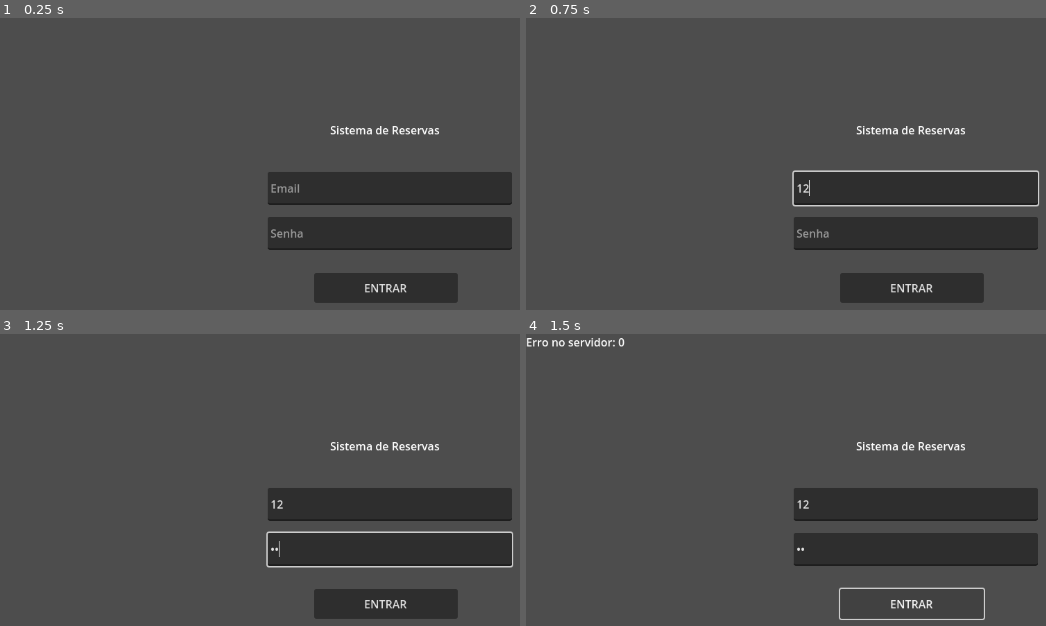
Above: before the commit, frames 1-4 (two rows, left to right).
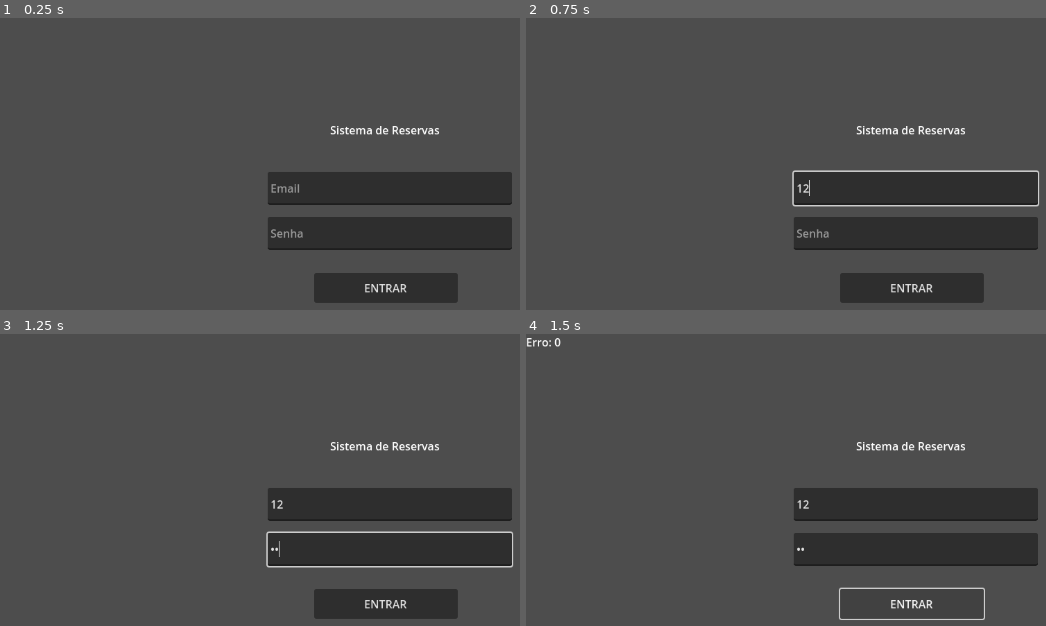
Above: after the commit, the same moments.

Repository: MarcosRodr1gues/Sistema-A-Salas-de-Estudo
Game: Godot game, scene res://main.tscn
The game is run twice, just before and just after one commit, with the same random seed, the same clock (stepped at 60 frames per second) and the same inputs.
Inputs (mouse positions are in pixels of both pictures, inside the frame that each line leads up to):
- Up to frame 1 (0.25 s): no input
- Up to frame 2 (0.75 s): click (916, 187) at 0.52 s; type "12" at 0.6 s
- Up to frame 3 (1.25 s): click (390, 550) at 0.75 s; type "12" at 0.83 s
- Up to frame 4 (1.5 s): click "ENTRAR" at 1.25 s

Frames 1-3 are identical in both runs. In frame 4, 0.2% of the frame differs, in the area x 4-20%, y 1-5%.

Commit message:
style: Adiciona background e finaliza layout da Sprint 3

Diff:
--- /dev/null
+++ b/frontend/global.gd
@@ -0,0 +1,5 @@
+extends Node
+
+# Variáveis que ficam salvas o tempo todo
+var usuario_id = 0
+var usuario_nome = ""
--- a/frontend/main.gd
+++ b/frontend/main.gd
@@ -10,32 +10,21 @@
 	http.request_completed.connect(_on_request_completed)
 
 func _on_btn_entrar_pressed():
-	var email = input_email.text
-	var senha = input_senha.text
-
-	if email == "" or senha == "":
-		label_aviso.text = "Preencha todos os campos!"
-		return
-
 	label_aviso.text = "Conectando..."
-
-	# Monta o pacote JSON para enviar
-	var dados = {"email": email, "senha": senha}
+	var dados = {"email": input_email.text, "senha": input_senha.text}
 	var headers = ["Content-Type: application/json"]
-	var json_string = JSON.stringify(dados)
-
-	# Envia POST para o Python
-	http.request("http://127.0.0.1:5000/login", headers, HTTPClient.METHOD_POST, json_string)
+	http.request("http://127.0.0.1:5000/login", headers, HTTPClient.METHOD_POST, JSON.stringify(dados))
 
 func _on_request_completed(result, response_code, headers, body):
 	if response_code == 200:
 		var json = JSON.parse_string(body.get_string_from_utf8())
 		if json["sucesso"] == true:
-			label_aviso.text = "Sucesso! Bem-vindo " + json["usuario_nome"]
-			# AQUI NO FUTURO VAMOS MUDAR DE CENA
+			label_aviso.text = "Sucesso!"
+			Global.usuario_id = json["usuario_id"]
+			Global.usuario_nome = json["usuario_nome"]
+			# Muda para a tela de reservas
+			get_tree().change_scene_to_file("res://tela_reserva.tscn")
 		else:
 			label_aviso.text = json["mensagem"]
-	elif response_code == 401:
-		label_aviso.text = "Senha incorreta!"
 	else:
-		label_aviso.text = "Erro no servidor: " + str(response_code)
+		label_aviso.text = "Erro: " + str(response_code)
--- a/frontend/project.godot
+++ b/frontend/project.godot
@@ -11,6 +11,10 @@
 [application]
 
 config/name="Sistema de Salas"
-run/main_scene="res://main.tscn"
+run/main_scene="uid://bgn14jwy8mq0t"
 config/features=PackedStringArray("4.5", "Forward Plus")
 config/icon="res://icon.svg"
+
+[autoload]
+
+Global="*res://global.gd"
--- /dev/null
+++ b/frontend/tela_reserva.gd
@@ -0,0 +1,73 @@
+extends Control
+
+# --- CAMINHOS CERTOS PARA SUA TELA DE RESERVA ---
+@onready var container_principal = $ContainerPrincipal
+@onready var btn_salas = $ContainerPrincipal/BtnSalas
+@onready var btn_horario = $ContainerPrincipal/BtnHorario
+@onready var btn_reservar = $ContainerPrincipal/BtnReservar
+@onready var label_status = $ContainerPrincipal/LabelStatus
+
+# --- CAMINHOS DOS HTTPs (Estão fora do Container) ---
+@onready var http_salas = $HTTPSalas
+@onready var http_reservar = $HTTPReservar
+
+func _ready():
+	# 1. Busca as salas assim que abre a tela
+	label_status.text = "Buscando salas..."
+	http_salas.request_completed.connect(_on_salas_carregadas)
+	http_salas.request("http://127.0.0.1:5000/salas")
+
+	# 2. Conecta o botão de reservar
+	btn_reservar.pressed.connect(_on_btn_reservar_pressed)
+	http_reservar.request_completed.connect(_on_reserva_concluida)
+
+	# 3. Preenche o menu de horários (das 8h às 18h)
+	btn_horario.clear()
+	for i in range(8, 19):
+		var texto = str(i) + ":00"
+		btn_horario.add_item(texto, i)
+
+# --- QUANDO AS SALAS CHEGAM DO PYTHON ---
+func _on_salas_carregadas(result, code, headers, body):
+	if code == 200:
+		var lista_salas = JSON.parse_string(body.get_string_from_utf8())
+		btn_salas.clear()
+		for sala in lista_salas:
+			btn_salas.add_item(sala["nome"], sala["id"])
+		label_status.text = "Pronto."
+	else:
+		label_status.text = "Erro ao carregar salas."
+
+# --- QUANDO CLICA EM RESERVAR ---
+func _on_btn_reservar_pressed():
+	if btn_salas.selected == -1:
+		label_status.text = "Selecione uma sala!"
+		return
+
+	var sala_id = btn_salas.get_item_id(btn_salas.selected)
+	var horario = btn_horario.get_selected_id()
+
+	if horario == -1:
+		label_status.text = "Escolha um horário!"
+		return
+
+	label_status.text = "Reservando..."
+
+	var dados = {
+		"usuario_id": Global.usuario_id,
+		"sala_id": sala_id,
+		"horario": int(horario)
+	}
+	var headers = ["Content-Type: application/json"]
+
+	http_reservar.request("http://127.0.0.1:5000/reservar", headers, HTTPClient.METHOD_POST, JSON.stringify(dados))
+
+# --- RESULTADO DA RESERVA ---
+func _on_reserva_concluida(result, code, headers, body):
+	var json = JSON.parse_string(body.get_string_from_utf8())
+	if code == 201:
+		label_status.text = "SUCESSO: " + json["mensagem"]
+	elif code == 409:
+		label_status.text = "ERRO: " + json["mensagem"]
+	else:
+		label_status.text = "Erro: " + str(code)
--- /dev/null
+++ b/frontend/tela_reserva.tscn
@@ -0,0 +1,42 @@
+[gd_scene load_steps=2 format=3 uid="uid://cxabm3hnwt55j"]
+
+[ext_resource type="Script" uid="uid://b0a2p2wmdd03s" path="res://tela_reserva.gd" id="1_ucmms"]
+
+[node name="TelaReserva" type="Control"]
+layout_mode = 3
+anchors_preset = 0
+script = ExtResource("1_ucmms")
+
+[node name="ContainerPrincipal" type="VBoxContainer" parent="."]
+layout_mode = 0
+offset_left = 164.0
+offset_top = 161.0
+offset_right = 973.0
+offset_bottom = 484.0
+theme_override_constants/separation = 24
+
+[node name="Label" type="Label" parent="ContainerPrincipal"]
+layout_mode = 2
+text = "Escolha uma Sala"
+
+[node name="BtnSalas" type="OptionButton" parent="ContainerPrincipal"]
+layout_mode = 2
+
+[node name="Label2" type="Label" parent="ContainerPrincipal"]
+layout_mode = 2
+text = "Escolha o Horário"
+
+[node name="BtnHorario" type="OptionButton" parent="ContainerPrincipal"]
+layout_mode = 2
+
+[node name="BtnReservar" type="Button" parent="ContainerPrincipal"]
+layout_mode = 2
+text = "CONFIRMAR"
+
+[node name="LabelStatus" type="Label" parent="ContainerPrincipal"]
+layout_mode = 2
+text = "Carregando..."
+
+[node name="HTTPSalas" type="HTTPRequest" parent="."]
+
+[node name="HTTPReservar" type="HTTPRequest" parent="."]
Binary file added: frontend/background_1.jpg
Not shown, added: frontend/background_1.jpg.import
Not shown, added: frontend/global.gd.uid
Not shown, added: frontend/tela_reserva.gd.uid
Not shown, changed: backend/app.py
Not shown, changed: backend/instance/banco.db
